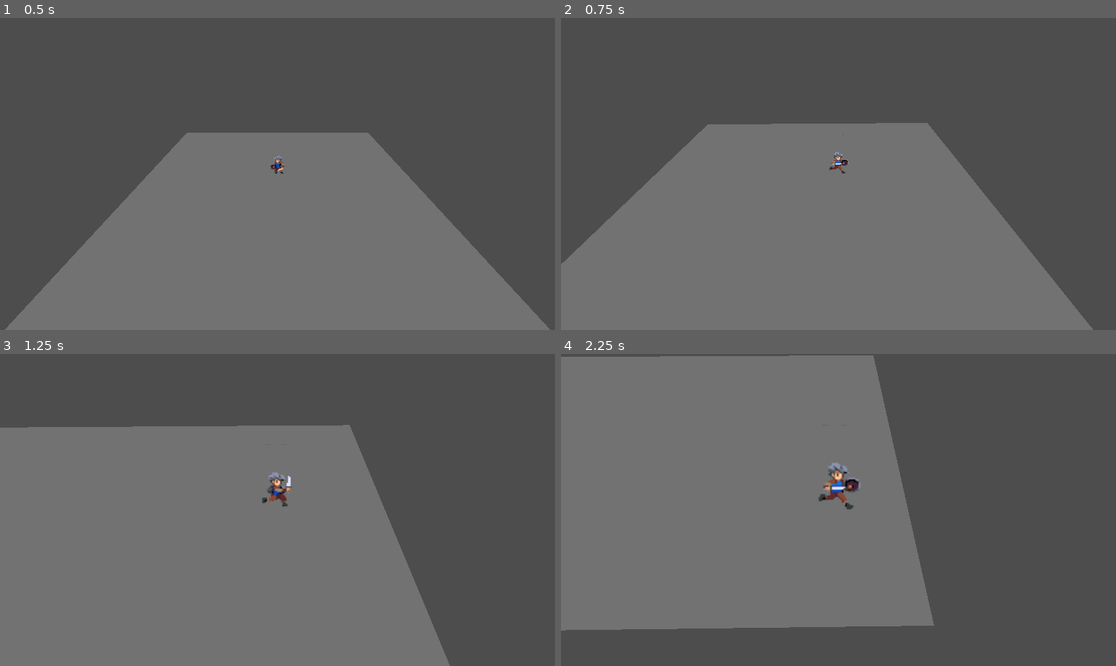
Above: before the commit, frames 1-4 (two rows, left to right).
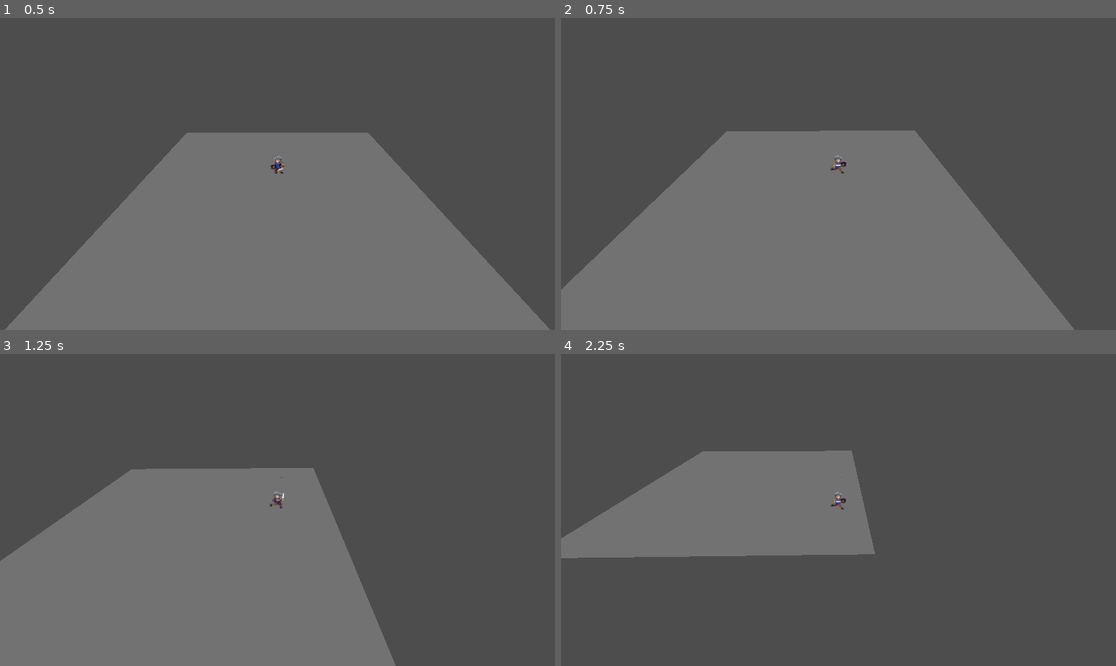
Above: after the commit, the same moments.

Repository: ILove-Elysia/loss
Game: Godot game, scene res://tscn/test.tscn
Same seed, same stepped clock (60 frames per second), same inputs: the game is played once before the commit and once after it. The project has no main scene, so this scene is started directly.
Inputs (mouse positions are in pixels of both pictures, inside the frame that each line leads up to):
- Up to frame 1 (0.5 s): no input
- Up to frame 2 (0.75 s): tap Enter at 0.5 s; move the mouse to (960, 158) at 0.52 s; hold D (move_right) from 0.53 s (still down); hold Mouse wheel up (zoom_in) from 0.53 s (still down); click (960, 158) at 0.67 s
- Up to frame 3 (1.25 s): keep holding D (move_right); keep holding Mouse wheel up (zoom_in); tap Space (jump) at 0.77, 1.07 s; tap Mouse wheel down (zoom_out) at 0.8 s
- Up to frame 4 (2.25 s): move the mouse to (727, 525) at 1.27 s; release D (move_right) at 1.28 s; release Mouse wheel up (zoom_in) at 1.28 s; hold S (move_back) 1.28-2.03 s; tap Mouse wheel down (zoom_out) at 1.35 s; click (727, 525) at 1.42 s; tap Space (jump) at 1.52, 1.55, 1.82, 2.1 s; move the mouse to (894, 441) at 2.02 s; hold D (move_right) from 2.03 s (still down); hold Mouse wheel up (zoom_in) from 2.03 s (still down); click (894, 441) at 2.17 s

Frame 1 is identical in both runs. In frame 2, 5.4% of the frame differs, in the area x 0-96%, y 33-100%; in frame 3, 19%; in frame 4, 40%, in the area x 0-68%, y 0-89%.

Commit message:
人物视角转向

Diff:
--- a/loss-land/script/player/camera_3d.gd
+++ b/loss-land/script/player/camera_3d.gd
@@ -15,7 +15,7 @@
 # FOV缩放参数
 @export var min_fov: float = 30.0
 @export var max_fov: float = 100.0
-@export var zoom_speed: float = 50.0
+@export var zoom_speed: float = 2.0
 
 func _ready():
 	projection = PROJECTION_PERSPECTIVE
@@ -23,6 +23,14 @@
 	# 自动赋值目标，不用手动拖拽（适配你的节点树）
 	if not target:
 		target = get_parent().get_parent().get_parent()
+
+func _input(event: InputEvent) -> void:
+	# 滚轮缩放 FOV
+	if event is InputEventMouseButton:
+		if event.button_index == MOUSE_BUTTON_WHEEL_UP and event.pressed:
+			fov = clamp(fov - zoom_speed, min_fov, max_fov)
+		elif event.button_index == MOUSE_BUTTON_WHEEL_DOWN and event.pressed:
+			fov = clamp(fov + zoom_speed, min_fov, max_fov)
 
 func _process(delta: float) -> void:
 	if not target:
@@ -34,11 +42,6 @@
 	if Input.is_action_just_pressed("rotate_right"):
 		yaw_rad += rotate_step
 
-	# ========== 修复滚轮拉近拉远逻辑 ==========
-	var scroll = Input.get_axis("zoom_out", "zoom_in")
-	fov -= scroll * zoom_speed * delta
-	fov = clamp(fov, min_fov, max_fov)
-
 	# 计算旋转后的偏移（绕世界Y轴旋转，环绕玩家）
 	var rotated_offset = base_offset.rotated(Vector3.UP, yaw_rad)
 	var target_cam_global_pos = target.global_position + rotated_offset
--- a/loss-land/script/player/physics.gd
+++ b/loss-land/script/player/physics.gd
@@ -22,18 +22,19 @@
 	var cam = get_viewport().get_camera_3d()
 	if cam:
 		var cam_dir = cam.global_basis
-		var forward = cam_dir.z
+		# Godot Camera3D 看向 -z 方向，所以向前是 -z
+		var forward = -cam_dir.z
 		var right = cam_dir.x
 		forward.y = 0
 		right.y = 0
 		forward = forward.normalized()
 		right = right.normalized()
 
-		# WASD 移动输入
+		# WASD 移动输入（相对于相机方向）
 		if Input.is_action_pressed("move_forward"):
+			dir += forward
+		if Input.is_action_pressed("move_back"):
 			dir -= forward
-		if Input.is_action_pressed("move_back"):
-			dir += forward
 		if Input.is_action_pressed("move_right"):
 			dir += right
 		if Input.is_action_pressed("move_left"):
@@ -59,18 +60,20 @@
 	# ===== 同步视觉节点位置 =====
 	visual_node.global_position = global_position
 
-	# ===== 动画 + 左右转向 =====
+	# ===== 动画控制 + 朝向翻转 =====
 	if dir.length() > 0:
-		# 播放跑步动画
 		if spr.animation != "walk":
 			spr.play("walk")
 
-		# 按左键 → 朝左 / 按右键 → 朝右
-		if Input.is_action_pressed("move_left"):
-			spr.flip_h = true
-		elif Input.is_action_pressed("move_right"):
-			spr.flip_h = false
+		# 只在左右移动时翻转，前后移动不改变朝向
+		# flip_h = true 表示朝左，flip_h = false 表示朝右
+		if abs(dir.x) > 0.1:
+			if dir.x > 0:
+				# 向右移动，朝右
+				spr.flip_h = true
+			else:
+				# 向左移动，朝左
+				spr.flip_h = false
 	else:
-		# 松开按键 → 立刻待机
 		if spr.animation != "idle":
 			spr.play("idle")
--- a/loss-land/视角测试/camera_3d.gd
+++ /dev/null
@@ -1,65 +0,0 @@
-# 让这个脚本继承自 Godot 的 3D 相机节点（Camera3D），拥有相机所有功能
-extends Camera3D
-
-# 导出变量：在编辑器里可以拖入要跟随的目标节点（比如角色）
-@export var target: Node3D
-
-# 相机相对于目标的固定偏移位置：X=0, Y=5（高度）, Z=-8（身后距离）
-var camera_offset: Vector3 = Vector3(0, 5, -8)
-
-# 存储相机当前的水平旋转角度（偏航角），用来控制左右旋转
-var current_yaw: float = 0.0
-
-# --------------------- 视野 FOV 相关设置 ---------------------
-# 导出变量：相机最小视野（数值越小=越放大、越拉近）
-@export var min_fov: float = 30.0
-
-# 导出变量：相机最大视野（数值越大=越广角、越拉远）
-@export var max_fov: float = 120.0
-
-# 导出变量：视野调整速度（数值越大，滚轮/按键缩放越快）
-@export var fov_speed: float = 60.0
-
-# --------------------- 函数：游戏启动时执行一次 ---------------------
-func _ready():
-	# 设置相机投影模式为【透视投影】（3D游戏正常视角，近大远小）
-	projection = PROJECTION_PERSPECTIVE
-
-	# 初始化相机默认视野为 70（人眼正常视角）
-	fov = 70.0
-
-# --------------------- 函数：每一帧都执行（delta是帧间隔时间） ---------------------
-func _process(delta):
-	# 如果没有设置目标（没拖入角色），直接退出，不执行后面代码
-	if not target:
-		return
-
-	# --------------------- QE 旋转视角 ---------------------
-	# 按下【左转】键：只触发一次（不是长按），相机向左转 45 度
-	if Input.is_action_just_pressed("rotate_left"):
-		current_yaw -= deg_to_rad(45)  # 角度转弧度，Godot 用弧度计算
-
-	# 按下【右转】键：只触发一次，相机向右转 45 度
-	if Input.is_action_just_pressed("rotate_right"):
-		current_yaw += deg_to_rad(45)
-
-	# --------------------- 视野缩放（拉近/拉远） ---------------------
-	# 长按【放大视野】键：慢慢增加视野（画面变广、相机拉远）
-	if Input.is_action_pressed("zoom_in"):
-		fov += fov_speed * delta          # 用 delta 让速度在所有电脑上一致
-		fov = clamp(fov, min_fov, max_fov) # 限制视野不超过最小值/最大值
-
-	# 长按【缩小视野】键：慢慢减少视野（画面变近、相机拉近）
-	if Input.is_action_pressed("zoom_out"):
-		fov -= fov_speed * delta
-		fov = clamp(fov, min_fov, max_fov)
-
-	# --------------------- 计算相机最终位置 ---------------------
-	# 把初始偏移量【绕 Y 轴旋转】，得到旋转后的偏移位置
-	var offset = camera_offset.rotated(Vector3.UP, current_yaw)
-
-	# 相机世界坐标 = 目标世界坐标 + 旋转后的偏移量（让相机跟在目标身后）
-	global_position = target.global_position + offset
-
-	# 相机始终看向目标点（保证镜头一直对着角色）
-	look_at(target.global_position)
--- a/loss-land/视角测试/icon.svg
+++ /dev/null
@@ -1 +0,0 @@
-<svg xmlns="http://www.w3.org/2000/svg" width="128" height="128"><rect width="124" height="124" x="2" y="2" fill="#363d52" stroke="#212532" stroke-width="4" rx="14"/><g fill="#fff" transform="translate(12.322 12.322)scale(.101)"><path d="M105 673v33q407 354 814 0v-33z"/><path fill="#478cbf" d="m105 673 152 14q12 1 15 14l4 67 132 10 8-61q2-11 15-15h162q13 4 15 15l8 61 132-10 4-67q3-13 15-14l152-14V427q30-39 56-81-35-59-83-108-43 20-82 47-40-37-88-64 7-51 8-102-59-28-123-42-26 43-46 89-49-7-98 0-20-46-46-89-64 14-123 42 1 51 8 102-48 27-88 64-39-27-82-47-48 49-83 108 26 42 56 81zm0 33v39c0 276 813 276 814 0v-39l-134 12-5 69q-2 10-14 13l-162 11q-12 0-16-11l-10-65H446l-10 65q-4 11-16 11l-162-11q-12-3-14-13l-5-69z"/><path d="M483 600c0 34 58 34 58 0v-86c0-34-58-34-58 0z"/><circle cx="725" cy="526" r="90"/><circle cx="299" cy="526" r="90"/></g><g fill="#414042" transform="translate(12.322 12.322)scale(.101)"><circle cx="307" cy="532" r="60"/><circle cx="717" cy="532" r="60"/></g></svg>
--- a/loss-land/视角测试/main.tscn
+++ /dev/null
@@ -1,44 +0,0 @@
-[gd_scene format=3 uid="uid://b81pl0pvlckvh"]
-
-[ext_resource type="Script" uid="uid://dr0narwtdmpxb" path="res://视角测试/camera_3d.gd" id="1_ig7tw"]
-[ext_resource type="PackedScene" uid="uid://243mh6v8vv1p" path="res://视角测试/sprite_3d.tscn" id="2_0xm2m"]
-[ext_resource type="PackedScene" uid="uid://drkoq7x6qkejo" path="res://tscn/player.tscn" id="3_bg2k3"]
-
-[sub_resource type="Environment" id="Environment_0xm2m"]
-ambient_light_color = Color(1, 1, 1, 1)
-ambient_light_energy = 0.5
-
-[sub_resource type="PlaneMesh" id="PlaneMesh_h2yge"]
-
-[sub_resource type="BoxShape3D" id="BoxShape3D_1bvp3"]
-
-[node name="main" type="Node3D" unique_id=428823691]
-
-[node name="WorldEnvironment" type="WorldEnvironment" parent="." unique_id=1418972575]
-environment = SubResource("Environment_0xm2m")
-
-[node name="Ground" type="StaticBody3D" parent="." unique_id=2041628305]
-
-[node name="MeshInstance3D" type="MeshInstance3D" parent="Ground" unique_id=1391875933]
-transform = Transform3D(6, 0, 0, 0, 1, 0, 0, 0, 6, 0, 0, 0)
-mesh = SubResource("PlaneMesh_h2yge")
-
-[node name="CollisionShape3D" type="CollisionShape3D" parent="Ground" unique_id=2019792472]
-transform = Transform3D(2, 0, 0, 0, -0.03878498, 0, 0, 0, 2, 0, 0, 0)
-shape = SubResource("BoxShape3D_1bvp3")
-
-[node name="Sprite3D" parent="." unique_id=1812209857 instance=ExtResource("2_0xm2m")]
-transform = Transform3D(1, 0, 0, 0, 1, 0, 0, 0, 1, 0, 0.50117826, 0)
-visible = false
-
-[node name="Camera3D" type="Camera3D" parent="." unique_id=1384411646 node_paths=PackedStringArray("target")]
-transform = Transform3D(-1, -8.742278e-08, 0, -6.765126e-08, 0.7738402, 0.6333809, -5.5371917e-08, 0.6333809, -0.7738402, 0, 5, -5)
-current = true
-script = ExtResource("1_ig7tw")
-target = NodePath("../Sprite3D")
-
-[node name="DirectionalLight3D" type="DirectionalLight3D" parent="." unique_id=1148351242]
-transform = Transform3D(1, 0, 0, 0, -4.371139e-08, 1, 0, -1, -4.371139e-08, 0, 3.268571, 0)
-light_energy = 16.0
-
-[node name="player" parent="." unique_id=23778506 instance=ExtResource("3_bg2k3")]
--- a/loss-land/视角测试/player.gd
+++ /dev/null
@@ -1,85 +0,0 @@
-# 让当前脚本继承自 CharacterBody3D（Godot3D专用角色移动节点）
-# 这个节点自带移动、碰撞、跳跃、地面检测功能
-extends CharacterBody3D
-
-# 导出变量：角色移动速度，编辑器可直接修改
-@export var speed: float = 5.0
-
-# 导出变量：角色跳跃力度，数值越高跳得越高
-@export var jump_power: float = 4.0
-
-# 物理更新函数：每帧固定执行（专门处理移动、物理），delta是帧间隔时间
-func _physics_process(delta):
-	# 定义方向变量 dir，初始值为零向量（没有方向）
-	var dir = Vector3.ZERO
-
-	# 获取当前场景中激活的主相机（3D相机）
-	var cam = get_viewport().get_camera_3d()
-
-	# 如果没有找到相机，直接退出函数，不执行后面的移动逻辑
-	if not cam:
-		return
-
-	# 获取相机的全局空间朝向信息（决定前后左右方向）
-	var cam_dir = cam.global_basis
-
-	# 相机的正前方方向（Z轴）
-	var forward = cam_dir.z
-
-	# 相机的右侧方向（X轴）
-	var right = cam_dir.x
-
-	# 把前方方向的Y轴设为0（只保留水平方向，不让角色上下飞）
-	forward.y = 0
-
-	# 把右侧方向的Y轴设为0（只保留水平移动）
-	right.y = 0
-
-	# 标准化前方向量（让长度保持为1，防止斜着走更快）
-	forward = forward.normalized()
-
-	# 标准化右侧向量
-	right = right.normalized()
-
-	# ------------------- 按键输入控制方向 -------------------
-	# 按下 W 键：角色往【相机前方】移动
-	if Input.is_action_pressed("move_forward"):
-		dir -= forward  # 减号 = 远离相机方向（向前）
-
-	# 按下 S 键：角色往【相机后方】移动
-	if Input.is_action_pressed("move_back"):
-		dir += forward  # 加号 = 靠近相机方向（向后）
-
-	# 按下 D 键：角色往【相机右侧】移动
-	if Input.is_action_pressed("move_right"):
-		dir += right
-
-	# 按下 A 键：角色往【相机左侧】移动
-	if Input.is_action_pressed("move_left"):
-		dir -= right
-
-	# 如果方向向量长度大于0（说明正在按方向键）
-	if dir.length() > 0:
-		# 标准化方向，保证斜着走速度不变
-		dir = dir.normalized()
-
-	# 给角色水平速度：X轴 = 方向X * 速度
-	velocity.x = dir.x * speed
-
-	# 给角色水平速度：Z轴 = 方向Z * 速度
-	velocity.z = dir.z * speed
-
-	# ------------------- 跳跃逻辑 -------------------
-	# 按下跳跃键 并且 角色站在地面上（才能跳）
-	if Input.is_action_just_pressed("jump") and is_on_floor():
-		# 设置向上的速度 = 跳跃力度
-		velocity.y = jump_power
-
-	# ------------------- 重力逻辑 -------------------
-	# 如果角色不在地面上（在空中）
-	if not is_on_floor():
-		# 向下施加重力（9.8是现实重力值）
-		velocity.y -= 9.8 * delta
-
-	# 执行移动：根据 velocity 速度移动角色，并自动处理碰撞
-	move_and_slide()
--- a/loss-land/视角测试/sprite_3d.tscn
+++ /dev/null
@@ -1,16 +0,0 @@
-[gd_scene format=3 uid="uid://243mh6v8vv1p"]
-
-[ext_resource type="Texture2D" uid="uid://oya8wpn6jmc8" path="res://视角测试/icon.svg" id="1_7s03t"]
-
-[sub_resource type="CapsuleShape3D" id="CapsuleShape3D_x3a0m"]
-
-[node name="Sprite3D" type="Sprite3D" unique_id=1812209857]
-
-[node name="Player" type="CharacterBody3D" parent="." unique_id=699456471]
-
-[node name="Sprite3D" type="Sprite3D" parent="Player" unique_id=1969406978]
-billboard = 1
-texture = ExtResource("1_7s03t")
-
-[node name="CollisionShape3D" type="CollisionShape3D" parent="Player" unique_id=56979227]
-shape = SubResource("CapsuleShape3D_x3a0m")
Not shown, removed: loss-land/视角测试/camera_3d.gd.uid
Not shown, removed: loss-land/视角测试/icon.svg.import
Not shown, removed: loss-land/视角测试/player.gd.uid
